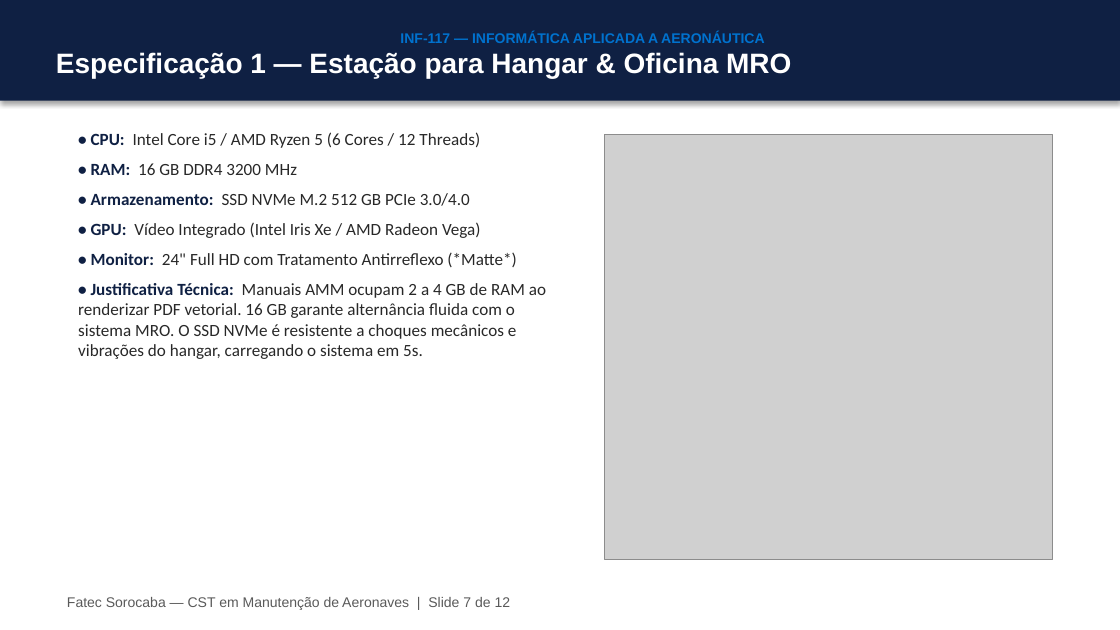
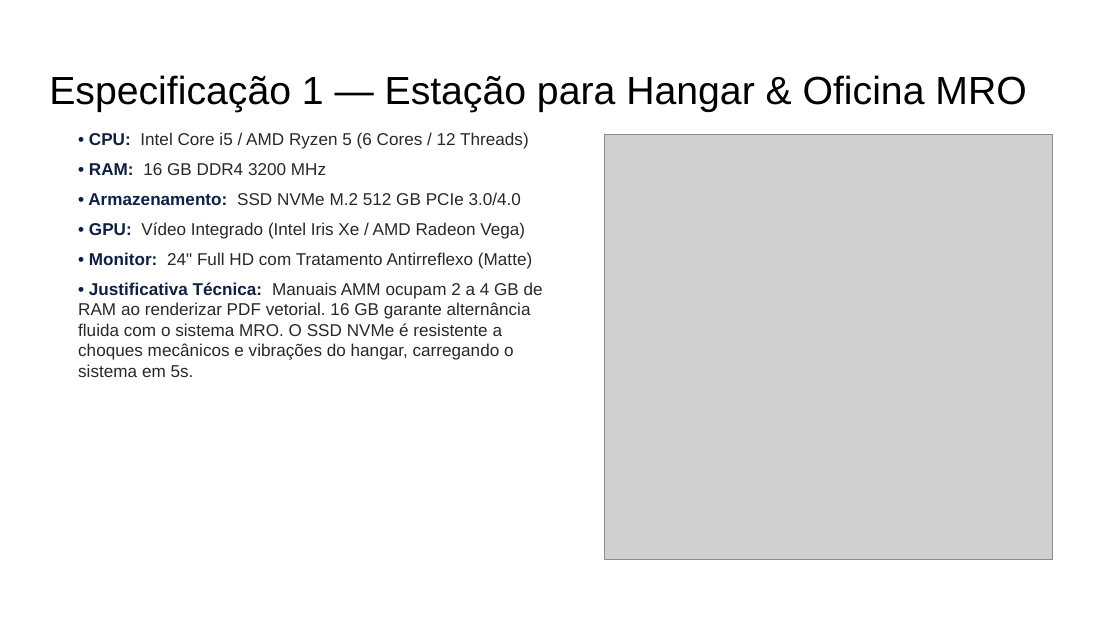
Before and after one commit to profAndreSouza/Material, a slide deck: slide 7 of Informática Aplicada a Aeronáutica/Slides/Slides_Aula_01_Hardware_e_Estacoes_de_Trabalho.pptx. Drawn at 1120x630 pixels with LibreOffice and Linux fonts; fonts in the diff are those of the drawing; grey boxes stand for pictures; background and template pictures are left out. Boxes give left, top, right and bottom in pixels: in the first picture for what was removed or moved away, otherwise in the second. Text is boxed around its words. In the diff, an @@ line names an element or a change of style, - is before the commit and + after.

```diff
--- a/Informática Aplicada a Aeronáutica/Slides/Slides_Aula_01_Hardware_e_Estacoes_de_Trabalho.pptx
+++ b/Informática Aplicada a Aeronáutica/Slides/Slides_Aula_01_Hardware_e_Estacoes_de_Trabalho.pptx
@@ title "Especificação 1 — Estação para ...": place and size @@
-title "Especificação 1 — Estação para ..." at (0,0,1120,101)
+title "Especificação 1 — Estação para ..." at (49,75,1026,112)
@@ title "Especificação 1 — Estação para ..." at (49,75,1026,112): size 18 to 25.2 pt, text colour #FFFFFF to #000000, bold off; vertical alignment middle to top; fill #0F2043 to none; shadow off @@
@@ title at (400,31,764,43): paragraph removed @@
-INF-117 — INFORMÁTICA APLICADA A AERONÁUTICA
@@ text at (78,132,543,377): font Calibri to Arial in "• CPU: Intel Core i5 / AMD ...", "• RAM: 16 GB DDR4 3200 MHz", "• Armazenamento: SSD NVMe M.2 512 GB ...", "• GPU: Vídeo Integrado (Intel Iris Xe ..." and 1 more places @@
@@ text at (89,252,532,269): text changed; font Calibri to Arial @@
-• Monitor: 24" Full HD com Tratamento Antirreflexo (*Matte*)
+• Monitor: 24" Full HD com Tratamento Antirreflexo (Matte)
@@ text removed at (67,597,511,610) @@
-Fatec Sorocaba — CST em Manutenção de Aeronaves | Slide 7 de 12
```
Also in this commit, not shown: 10 other slides changed, 1 slide removed, 4 other files.
